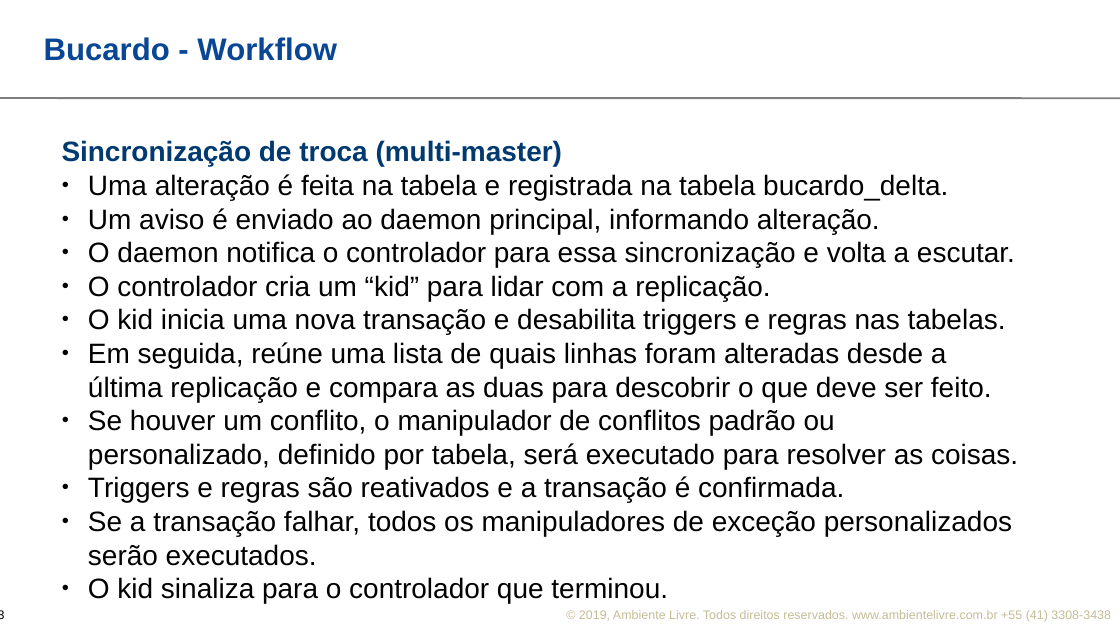
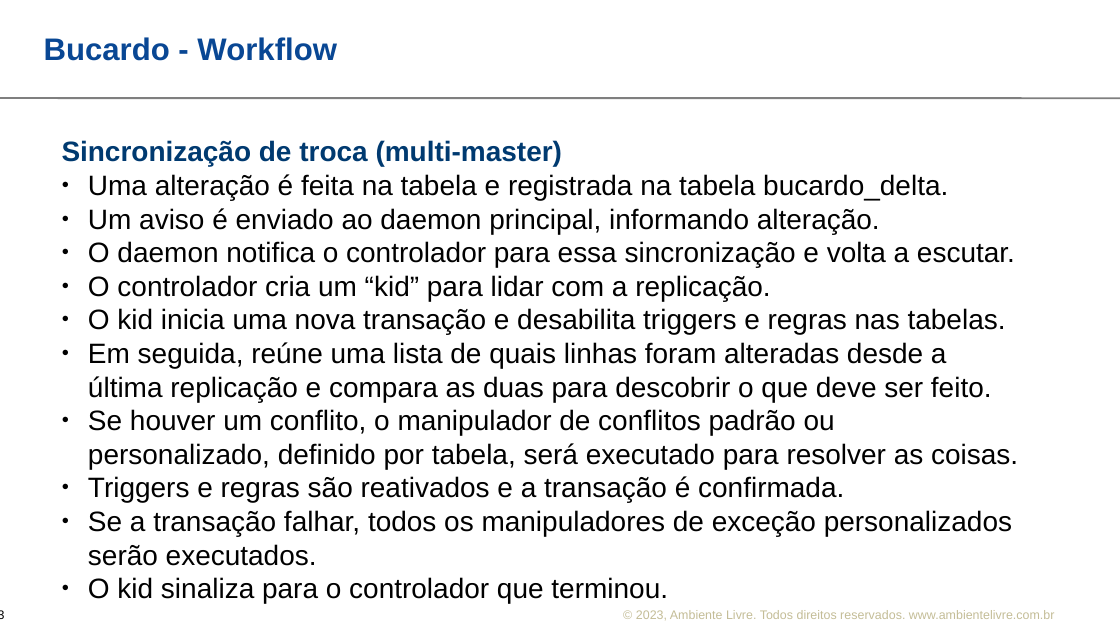
Before and after one commit to ambientelivre/labs, a slide deck: slide 13 of talks/confloss/confloss_2023/Implementando_Cluster_Master-Master_no_PostgreSQL_com_Bucardo.odp. Drawn at 1120x630 pixels with LibreOffice and Linux fonts; fonts in the diff are those of the drawing; background and template pictures are left out. Boxes give left, top, right and bottom in pixels: in the first picture for what was removed or moved away, otherwise in the second. Text is boxed around its words. In the diff, an @@ line names an element or a change of style, - is before the commit and + after.

```diff
--- a/talks/confloss/confloss_2023/Implementando_Cluster_Master-Master_no_PostgreSQL_com_Bucardo.odp
+++ b/talks/confloss/confloss_2023/Implementando_Cluster_Master-Master_no_PostgreSQL_com_Bucardo.odp
@@ text at (x1=636, y1=610, x2=1055, y2=620): text changed @@
-© 2019, Ambiente Livre. Todos direitos reservados. www.ambientelivre.com.br +55 (41) 3308-3438
+© 2023, Ambiente Livre. Todos direitos reservados. www.ambientelivre.com.br
```
Also in this commit, not shown: 13 other slides changed, 1 slide added, 1 other file.
